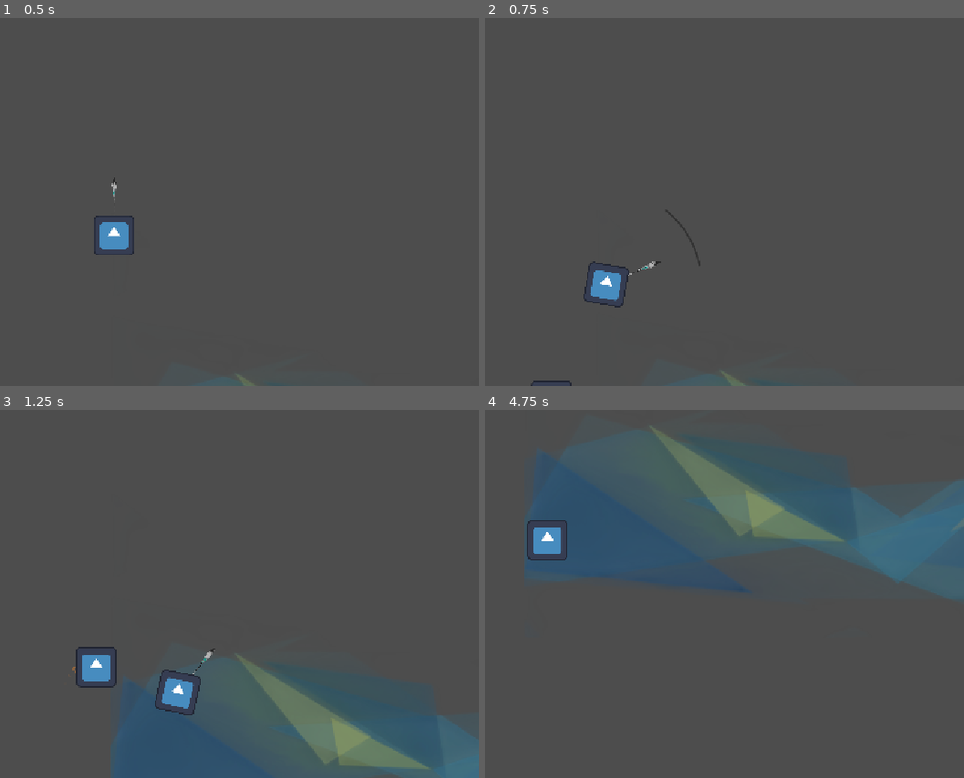
Above: before the commit, frames 1-4 (two rows, left to right).
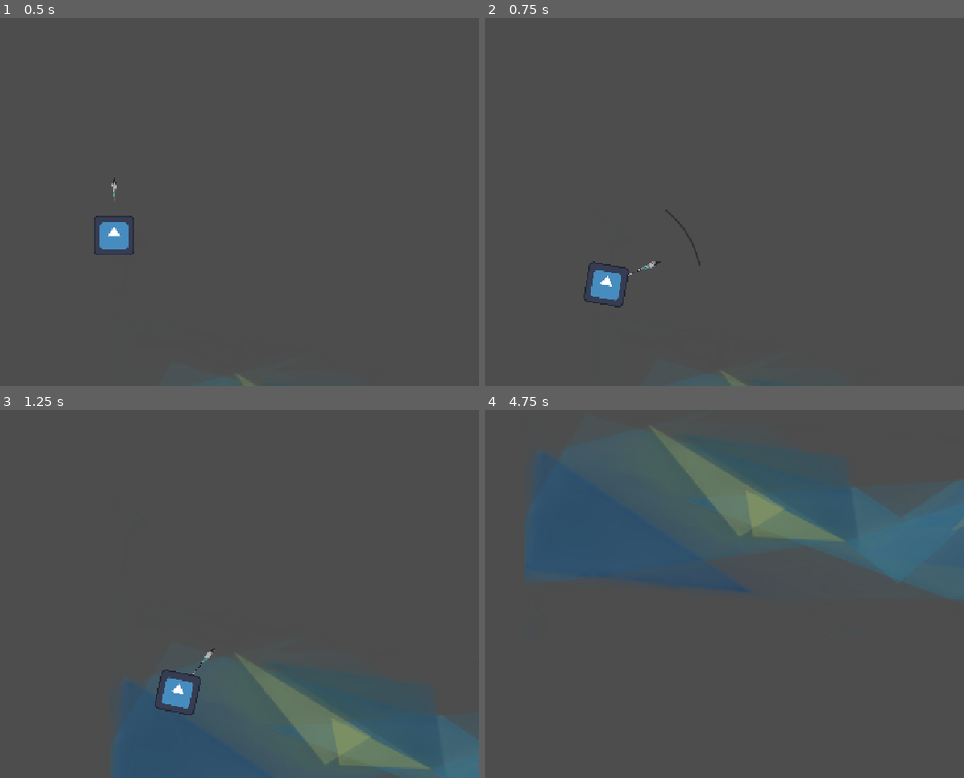
Above: after the commit, the same moments.

Repository: VSathvikReddy/Let-s-figure-it-out
Game: Godot game, scene res://demo.tscn
The game is run twice, just before and just after one commit, with the same random seed, the same clock (stepped at 60 frames per second) and the same inputs. The project has no main scene, so this scene is started directly. The engine's default icon, where the game draws it, is replaced by a stand-in: a white triangle on a blue panel in a dark square.
Inputs (mouse positions are in pixels of both pictures, inside the frame that each line leads up to):
- Up to frame 1 (0.5 s): no input
- Up to frame 2 (0.75 s): move the mouse to (758, 161) at 0.52 s; hold Right (move_right) from 0.53 s (still down); tap Space (attack) at 0.6 s; click (758, 161) at 0.67 s
- Up to frame 3 (1.25 s): keep holding Right (move_right)
- Up to frame 4 (4.75 s): release Right (move_right) at 1.25 s; drag from (outside the picture) to (580, 667) at 1.27 s; move the mouse to (671, 483) at 2.02 s; hold Right (move_right) 2.03-2.75 s; tap Space (attack) at 2.1, 3.6 s; click (671, 483) at 2.17 s; drag from (561, 656) to (619, 498) at 2.77 s; move the mouse to (820, 634) at 3.52 s; hold A (move_left) 3.53-4.25 s; click (820, 634) at 3.67 s; drag from (outside the picture) to (537, 531) at 4.27 s

Frame 1 is identical in both runs. In frame 2, less than 0.1% of the frame differs, in the area x 9-19%, y 98-100%; in frame 3, 0.6%; in frame 4, 0.9%, in the area x 8-18%, y 29-41%.

Commit message:
save

Diff:
--- a/canvas/mask_display.gd
+++ b/canvas/mask_display.gd
@@ -14,7 +14,6 @@
 
 
 func _ready() -> void:
-
 	var sprites: Array[Sprite2D] = []
 	for c in get_children():
 		if c is Sprite2D:
--- /dev/null
+++ b/collectables/blue.tscn
@@ -0,0 +1,3 @@
+[gd_scene format=3 uid="uid://dpfgoftoob6i5"]
+
+[node name="Blue" type="Node2D" unique_id=772716775]
--- /dev/null
+++ b/collectables/camouflage.tscn
@@ -0,0 +1,12 @@
+[gd_scene format=3 uid="uid://bnp4frq2gfl3q"]
+
+[sub_resource type="RectangleShape2D" id="RectangleShape2D_dbc1l"]
+size = Vector2(183, 157)
+
+[node name="Camouflage" type="Area2D" unique_id=394854396 groups=["destructible"]]
+
+[node name="CollisionShape2D" type="CollisionShape2D" parent="." unique_id=147198556]
+position = Vector2(-0.5, -0.5)
+shape = SubResource("RectangleShape2D_dbc1l")
+
+[node name="AnimatedSprite2D" type="AnimatedSprite2D" parent="." unique_id=444222642]
--- /dev/null
+++ b/collectables/destructible.gd
@@ -0,0 +1,37 @@
+extends Area2D
+class_name Destructible
+
+@export var health: int = 3
+@export var spawn_scene: PackedScene = preload("res://enemies/bomber/bomber.tscn")
+
+var state: int = 0:
+	set(value):
+		state = clampi(value, 0, health) # Keep state within valid bounds
+		_update_animation()
+		if state >= health:
+			_despawn_and_spawn()
+
+@onready var anim_sprite: AnimatedSprite2D = $AnimatedSprite2D
+
+func _ready() -> void:
+	_update_animation()
+
+func take_damage(damage: int) -> void:
+	state += damage
+
+func _update_animation() -> void:
+	if not anim_sprite:
+		return
+
+	var anim_name = str(state)
+
+	if anim_sprite.sprite_frames and anim_sprite.sprite_frames.has_animation(anim_name):
+		anim_sprite.play(anim_name)
+
+func _despawn_and_spawn() -> void:
+	if spawn_scene:
+		var instance = spawn_scene.instantiate()
+		instance.global_position = global_position
+		get_tree().current_scene.add_child(instance)
+
+	queue_free()
--- a/demo.gd
+++ /dev/null
@@ -1,34 +0,0 @@
-extends Node2D
-## Click demo. Left click = break one level, right click = repair one level,
-## mouse wheel = brush size. Painting only works after PaintMask.setup() is called.
-
-@export var reference: Sprite2D   ## the full-painting sprite (last child of a PaintCanvas)
-
-var brush: Area2D
-var circle := CircleShape2D.new()
-
-
-func _ready() -> void:
-	circle.radius = 60.0
-	var shape := CollisionShape2D.new()
-	shape.shape = circle
-	brush = Area2D.new()
-	brush.add_child(shape)
-	add_child(brush)
-
-func _unhandled_input(event: InputEvent) -> void:
-	if event is InputEventMouseButton and event.pressed:
-		match event.button_index:
-			MOUSE_BUTTON_LEFT:
-				_paint(1)
-			MOUSE_BUTTON_RIGHT:
-				_paint(-1)
-			MOUSE_BUTTON_WHEEL_UP:
-				circle.radius = minf(circle.radius + 10.0, 400.0)
-			MOUSE_BUTTON_WHEEL_DOWN:
-				circle.radius = maxf(circle.radius - 10.0, 10.0)
-
-
-func _paint(count: int) -> void:
-	brush.global_position = get_global_mouse_position()
-	PaintCanvas.paint(brush, count)
--- a/demo.tscn
+++ b/demo.tscn
@@ -1,18 +1,15 @@
-[gd_scene format=3 uid="uid://bf3g8u8305nc8"]
+[gd_scene format=3 uid="uid://lwsgmw7cv40q"]
 
-[ext_resource type="Script" uid="uid://bl8nrjfgit5pe" path="res://demo.gd" id="1_7058v"]
 [ext_resource type="PackedScene" uid="uid://bnp6j87rr6nc6" path="res://player/player.tscn" id="2_6uxse"]
-[ext_resource type="PackedScene" uid="uid://cytjvhjptoas" path="res://enemies/cannon/cannon.tscn" id="2_884kg"]
-[ext_resource type="PackedScene" uid="uid://bgggmdmw3ihsv" path="res://enemies/bomber/bomber.tscn" id="2_d4o4o"]
 [ext_resource type="Script" uid="uid://dwrl1rhhejxok" path="res://canvas/mask_display.gd" id="2_vcfbe"]
 [ext_resource type="Texture2D" uid="uid://ctaj3ej43ma4l" path="res://canvas/assets/hill_100.png" id="3_6uxse"]
 [ext_resource type="Texture2D" uid="uid://dj3p44iicn75t" path="res://canvas/assets/hill_80.png" id="4_r4ddi"]
 [ext_resource type="Texture2D" uid="uid://c4ppxj01obqtd" path="res://canvas/assets/hill_60.png" id="5_qxpsc"]
 [ext_resource type="Texture2D" uid="uid://luavej3y17ay" path="res://canvas/assets/hill_40.png" id="6_7yxti"]
+[ext_resource type="PackedScene" uid="uid://c50bwdl722kae" path="res://enemies/bat/thrower.tscn" id="7_d4o4o"]
 [ext_resource type="Texture2D" uid="uid://bl3f0j87qi7n8" path="res://canvas/assets/hill_20.png" id="7_uodgu"]
 
 [node name="Demo" type="Node2D" unique_id=1005141647]
-script = ExtResource("1_7058v")
 
 [node name="Canvas" type="Node2D" parent="." unique_id=347827446]
 script = ExtResource("2_vcfbe")
@@ -42,15 +39,13 @@
 scale = Vector2(1.1386719, 1.8647058)
 texture = ExtResource("7_uodgu")
 
-[node name="Cannon" parent="." unique_id=1728814908 instance=ExtResource("2_884kg")]
-position = Vector2(870, 193)
-
-[node name="HeavyBomber" parent="." unique_id=383231011 instance=ExtResource("2_d4o4o")]
-position = Vector2(-97, 369)
+[node name="Thrower" parent="Canvas" unique_id=383231011 instance=ExtResource("7_d4o4o")]
+position = Vector2(838, -376)
 
 [node name="Player" parent="." unique_id=1428108754 instance=ExtResource("2_6uxse")]
 
 [node name="LevelBounds" type="ReferenceRect" parent="." unique_id=1469522004 groups=["level_bounds"]]
+visible = false
 offset_left = -618.0
 offset_top = -387.0
 offset_right = 1380.0
--- /dev/null
+++ b/enemies/bat/fire ball.tscn
@@ -0,0 +1,26 @@
+[gd_scene format=3 uid="uid://cfkq15dkaol66"]
+
+[ext_resource type="Texture2D" uid="uid://tsrxcetb0hbp" path="res://icon.svg" id="1_aejeu"]
+[ext_resource type="Script" uid="uid://7i5ca84uaxem" path="res://enemies/bat/fire_ball.gd" id="2_ball"]
+
+[sub_resource type="CircleShape2D" id="CircleShape2D_ball"]
+radius = 10.0
+
+[sub_resource type="CircleShape2D" id="CircleShape2D_splash"]
+radius = 90.0
+
+[node name="FireBall" type="Area2D"]
+script = ExtResource("2_ball")
+
+[node name="CollisionShape2D" type="CollisionShape2D" parent="."]
+shape = SubResource("CircleShape2D_ball")
+
+[node name="Sprite2D" type="Sprite2D" parent="."]
+modulate = Color(1, 0.55, 0.15, 1)
+scale = Vector2(0.16, 0.16)
+texture = ExtResource("1_aejeu")
+
+[node name="SplashZone" type="Area2D" parent="."]
+
+[node name="CollisionShape2D" type="CollisionShape2D" parent="SplashZone"]
+shape = SubResource("CircleShape2D_splash")
--- /dev/null
+++ b/enemies/bat/fire_ball.gd
@@ -0,0 +1,110 @@
+extends Area2D
+## Fireball spat by the Thrower (baby dragon). Flies to where the player was,
+## then bursts: splash damage to the player inside the SplashZone and a mark on
+## the painting (PaintCanvas), with fire and smoke particles.
+## Bursts early if it touches the player or a wall on the way.
+
+@export var speed: float = 380.0
+@export var splash_damage: int = 1
+## What the burst does to the painting (same as the old explosion's environment_damage).
+@export var environment_damage: int = -3
+## Seconds before it bursts on its own if it never reaches the target.
+@export var max_life: float = 2.5
+
+var _dir := Vector2.RIGHT
+var _target := Vector2.ZERO
+var _life := 0.0
+var _done := false
+var trail: CPUParticles2D
+
+@onready var splash_zone: Area2D = $SplashZone
+
+
+## Called by the thrower right after adding it to the scene.
+func launch(target: Vector2) -> void:
+	_target = target
+	_dir = global_position.direction_to(target)
+	rotation = _dir.angle()
+
+
+func _ready() -> void:
+	body_entered.connect(_on_body_entered)
+	trail = CPUParticles2D.new()
+	trail.local_coords = false
+	trail.amount = 30
+	trail.lifetime = 0.35
+	trail.spread = 25.0
+	trail.direction = Vector2.LEFT
+	trail.gravity = Vector2.ZERO
+	trail.initial_velocity_min = 20.0
+	trail.initial_velocity_max = 60.0
+	trail.scale_amount_min = 3.0
+	trail.scale_amount_max = 6.0
+	trail.color_ramp = _fade(Color(1.0, 0.6, 0.1))
+	add_child(trail)
+
+
+func _physics_process(delta: float) -> void:
+	if _done:
+		return
+	_life += delta
+	var step := speed * delta
+	if global_position.distance_to(_target) <= step or _life >= max_life:
+		global_position = _target if _life < max_life else global_position
+		_burst()
+		return
+	global_position += _dir * step
+
+
+func _on_body_entered(body: Node2D) -> void:
+	if body.is_in_group("enemy"):
+		return  # flies past other enemies (and the dragon itself)
+	_burst()
+
+
+## Splash: hurt the player in the SplashZone, mark the painting, then vanish.
+## The overlap check needs one physics step after moving, so it waits for it.
+func _burst() -> void:
+	if _done:
+		return
+	_done = true
+	await get_tree().physics_frame
+	await get_tree().physics_frame
+	for body in splash_zone.get_overlapping_bodies():
+		if body.is_in_group("player") and body.has_method("take_damage"):
+			body.take_damage(splash_damage)
+	if PaintCanvas.can_paint():
+		PaintCanvas.paint(splash_zone, environment_damage)
+	_spawn_burst(30, 0.45, 100.0, 240.0, 4.0, 8.0, Color(1.0, 0.6, 0.1))
+	_spawn_burst(12, 0.8, 20.0, 80.0, 8.0, 12.0, Color(0.25, 0.25, 0.25, 0.8))
+	trail.emitting = false
+	trail.reparent(get_tree().current_scene)
+	get_tree().create_timer(trail.lifetime).timeout.connect(trail.queue_free)
+	queue_free()
+
+
+func _spawn_burst(count: int, life: float, vel_min: float, vel_max: float,
+		size_min: float, size_max: float, color: Color) -> void:
+	var burst := CPUParticles2D.new()
+	burst.one_shot = true
+	burst.explosiveness = 1.0
+	burst.amount = count
+	burst.lifetime = life
+	burst.spread = 180.0
+	burst.gravity = Vector2.ZERO
+	burst.initial_velocity_min = vel_min
+	burst.initial_velocity_max = vel_max
+	burst.scale_amount_min = size_min
+	burst.scale_amount_max = size_max
+	burst.color_ramp = _fade(color)
+	get_tree().current_scene.add_child(burst)
+	burst.global_position = global_position
+	burst.emitting = true
+	burst.finished.connect(burst.queue_free)
+
+
+func _fade(c: Color) -> Gradient:
+	var g := Gradient.new()
+	g.set_color(0, c)
+	g.set_color(1, Color(c.r, c.g, c.b, 0.0))
+	return g
--- /dev/null
+++ b/enemies/bat/thrower.gd
@@ -0,0 +1,218 @@
+extends CharacterBody2D
+## Thrower - flies like the Baby Dragon in Clash of Clans:
+##  - FLIES: ignores the ground and platforms, bobs in the air
+##  - SPLASH FIRE BREATH: from range it spits fireballs (fire ball.tscn) that
+##    burst in an area, hurting the player and marking the painting
+##  - KEEPS DISTANCE: hovers at breath range and backs off if you get too close
+## Wanders until the player comes into the DetectionZone.
+
+enum State { WANDER, CHASE, BREATHE }
+
+@export_group("Flying")
+@export var fly_speed: float = 200.0
+@export var wander_speed: float = 45.0
+## How quickly it changes direction (higher = snappier).
+@export var steering: float = 3.0
+## Up-and-down hover bob of the sprite.
+@export var bob_height: float = 8.0
+@export var bob_speed: float = 2.5
+
+@export_group("Fire Breath")
+## Distance it likes to keep from the player while breathing fire.
+@export var breath_range: float = 230.0
+## Closer than this and it backs away.
+@export var too_close: float = 150.0
+## Seconds between fireballs.
+@export var breath_interval: float = 1.4
+@export var fireball_scene: PackedScene = preload("res://enemies/bat/fire ball.tscn")
+
+
+var state: State = State.WANDER
+var target_player: Node2D = null
+var wander_direction: Vector2 = Vector2.ZERO
+
+var trail: CPUParticles2D
+var _breath_cd := 0.0
+var _t := 0.0
+
+@onready var sprite: Sprite2D = $Sprite2D
+@onready var muzzle: Marker2D = $Muzzle
+@onready var detection_zone: Area2D = $DetectionZone
+@onready var wander_timer: Timer = $WanderTimer
+
+signal state_changed(new_state: State)
+
+
+func _ready() -> void:
+	detection_zone.body_entered.connect(_on_detection_zone_entered)
+	detection_zone.body_exited.connect(_on_detection_zone_exited)
+	wander_timer.timeout.connect(_on_wander_timer_timeout)
+	_create_trail()
+	_pick_new_wander_direction()
+	wander_timer.start()
+	_breath_cd = breath_interval
+
+
+# --- State machine ---
+func set_state(new_state: State) -> void:
+	if state == new_state:
+		return
+	state = new_state
+	state_changed.emit(new_state)
+
+
+func _physics_process(delta: float) -> void:
+	_t += delta
+	if state != State.WANDER and not is_instance_valid(target_player):
+		target_player = null
+		set_state(State.WANDER)
+
+	var want := Vector2.ZERO
+	match state:
+		State.WANDER:
+			want = wander_direction * wander_speed
+		State.CHASE:
+			# fly in until it is in breath range
+			var to := target_player.global_position - global_position
+			want = to.normalized() * fly_speed
+			if to.length() <= breath_range:
+				set_state(State.BREATHE)
+		State.BREATHE:
+			want = _keep_distance()
+			_breathe(delta)
+
+	# smooth flying: steer toward the wanted velocity, no gravity
+	velocity = velocity.lerp(want, 1.0 - exp(-steering * delta))
+	global_position += velocity * delta
+
+	# look where it is going / at the player, and bob in the air
+	var face := velocity.x
+	if is_instance_valid(target_player):
+		face = target_player.global_position.x - global_position.x
+	if absf(face) > 1.0:
+		sprite.flip_h = face < 0.0
+	sprite.position.y = sin(_t * bob_speed * TAU * 0.5) * bob_height
+	trail.emitting = velocity.length() > 5.0
+
+
+## Hover at breath range: come closer when too far, back off when too close,
+## and drift sideways a little so it is not a sitting duck.
+func _keep_distance() -> Vector2:
+	var to := target_player.global_position - global_position
+	var dist := to.length()
+	var dir := to / maxf(dist, 0.001)
+	if dist > breath_range * 1.4:
+		set_state(State.CHASE)
+		return dir * fly_speed
+	var v := Vector2.ZERO
+	if dist < too_close:
+		v = -dir * fly_speed  # too close: back away
+	elif dist > breath_range:
+		v = dir * fly_speed * 0.5
+	v += dir.orthogonal() * sin(_t * 0.9) * wander_speed  # circle a bit
+	v.y -= 30.0 if global_position.y > target_player.global_position.y - 80.0 else 0.0  # stay above
+	return v
+
+
+func _breathe(delta: float) -> void:
+	_breath_cd -= delta
+	if _breath_cd > 0.0:
+		return
+	_breath_cd = breath_interval
+	var ball := fireball_scene.instantiate()
+	get_tree().current_scene.add_child(ball)
+	ball.global_position = muzzle.global_position
+	# works with either fireball script: fire_ball.gd (splash) or fire ball.gd
+	if ball.has_method("launch"):
+		ball.launch(target_player.global_position)
+	elif ball.has_method("setup"):
+		ball.setup(muzzle.global_position, target_player.global_position)
+	# a little recoil, like a dragon puffing
+	velocity -= (target_player.global_position - global_position).normalized() * 60.0
+
+
+func _pick_new_wander_direction() -> void:
+	wander_direction = Vector2(randf_range(-1.0, 1.0), randf_range(-0.5, 0.5)).normalized()
+
+
+func _on_wander_timer_timeout() -> void:
+	if state == State.WANDER:
+		_pick_new_wander_direction()
+
+
+# --- Detection Zone ---
+func _on_detection_zone_entered(body: Node2D) -> void:
+	if body.is_in_group("player"):
+		target_player = body
+		set_state(State.CHASE)
+
+
+func _on_detection_zone_exited(body: Node2D) -> void:
+	if body == target_player and state == State.CHASE:
+		target_player = null
+		_pick_new_wander_direction()
+		set_state(State.WANDER)
+
+
+# --- Getting hurt ---
+func take_damage(damage: int) -> void:
+	_die()
+
+
+func _die() -> void:
+	_spawn_burst(30, 0.6, 80.0, 220.0, 4.0, 8.0, Color(1.0, 0.5, 0.1))
+	_spawn_burst(12, 0.9, 20.0, 70.0, 8.0, 14.0, Color(0.25, 0.25, 0.25, 0.8))
+	_release_trail()
+	queue_free()
+
+
+# --- PARTICLE EFFECTS ---
+
+func _create_trail() -> void:
+	trail = CPUParticles2D.new()
+	trail.local_coords = false
+	trail.emitting = false
+	trail.amount = 20
+	trail.lifetime = 0.45
+	trail.spread = 180.0
+	trail.gravity = Vector2.ZERO
+	trail.initial_velocity_min = 5.0
+	trail.initial_velocity_max = 20.0
+	trail.scale_amount_min = 2.0
+	trail.scale_amount_max = 4.0
+	trail.color_ramp = _fade(Color(1.0, 0.55, 0.15))
+	trail.z_index = -1
+	add_child(trail)
+
+
+func _release_trail() -> void:
+	trail.emitting = false
+	trail.reparent(get_tree().current_scene)
+	get_tree().create_timer(trail.lifetime).timeout.connect(trail.queue_free)
+
+
+func _spawn_burst(count: int, life: float, vel_min: float, vel_max: float,
+		size_min: float, size_max: float, color: Color) -> void:
+	var burst := CPUParticles2D.new()
+	burst.one_shot = true
+	burst.explosiveness = 1.0
+	burst.amount = count
+	burst.lifetime = life
+	burst.spread = 180.0
+	burst.gravity = Vector2.ZERO
+	burst.initial_velocity_min = vel_min
+	burst.initial_velocity_max = vel_max
+	burst.scale_amount_min = size_min
+	burst.scale_amount_max = size_max
+	burst.color_ramp = _fade(color)
+	get_tree().current_scene.add_child(burst)
+	burst.global_position = global_position
+	burst.emitting = true
+	burst.finished.connect(burst.queue_free)
+
+
+func _fade(c: Color) -> Gradient:
+	var g := Gradient.new()
+	g.set_color(0, c)
+	g.set_color(1, Color(c.r, c.g, c.b, 0.0))
+	return g
--- /dev/null
+++ b/enemies/bat/thrower.tscn
@@ -0,0 +1,31 @@
+[gd_scene format=3 uid="uid://c50bwdl722kae"]
+
+[ext_resource type="Texture2D" uid="uid://tsrxcetb0hbp" path="res://icon.svg" id="1_58c1j"]
+[ext_resource type="Script" uid="uid://b5p4evfff4rxp" path="res://enemies/bat/thrower.gd" id="2_thrower"]
+
+[sub_resource type="RectangleShape2D" id="RectangleShape2D_unkvp"]
+size = Vector2(64, 64)
+
+[sub_resource type="CircleShape2D" id="CircleShape2D_imlyv"]
+radius = 1039.1083
+
+[node name="Thrower" type="CharacterBody2D" unique_id=383231011 groups=["enemy"]]
+script = ExtResource("2_thrower")
+
+[node name="Sprite2D" type="Sprite2D" parent="." unique_id=1269660307]
+scale = Vector2(0.5, 0.5)
+texture = ExtResource("1_58c1j")
+
+[node name="Hitbox" type="CollisionShape2D" parent="." unique_id=1265723178]
+shape = SubResource("RectangleShape2D_unkvp")
+
+[node name="Muzzle" type="Marker2D" parent="." unique_id=825381613]
+position = Vector2(0, 20)
+
+[node name="DetectionZone" type="Area2D" parent="." unique_id=1879149565]
+
+[node name="CollisionShape2D" type="CollisionShape2D" parent="DetectionZone" unique_id=698208122]
+shape = SubResource("CircleShape2D_imlyv")
+
+[node name="WanderTimer" type="Timer" parent="." unique_id=679996144]
+wait_time = 2.0
--- a/enemies/bomber/bomber.tscn
+++ b/enemies/bomber/heavy_bomber.tscn
@@ -1,7 +1,7 @@
 [gd_scene format=3 uid="uid://bgggmdmw3ihsv"]
 
-[ext_resource type="Script" uid="uid://85aj48eo3b5i" path="res://enemies/bomber/bomber.gd" id="1_jb7bb"]
-[ext_resource type="Texture2D" uid="uid://tsrxcetb0hbp" path="res://icon.svg" id="2_yvlhf"]
+[ext_resource type="Script" uid="uid://85aj48eo3b5i" path="res://enemies/bomber/heavy_bomber.gd" id="1_dc0jr"]
+[ext_resource type="Texture2D" uid="uid://tsrxcetb0hbp" path="res://icon.svg" id="2_10rgu"]
 
 [sub_resource type="CircleShape2D" id="CircleShape2D_lisrb"]
 radius = 73.171036
@@ -16,7 +16,7 @@
 radius = 142.00352
 
 [node name="HeavyBomber" type="CharacterBody2D" unique_id=383231011 groups=["enemy"]]
-script = ExtResource("1_jb7bb")
+script = ExtResource("1_dc0jr")
 
 [node name="TriggerZone" type="Area2D" parent="." unique_id=1997828865]
 
--- a/player/brush_attack.gd
+++ b/player/brush_attack.gd
@@ -12,7 +12,7 @@
 ##       └─ CollisionPolygon2D     <- leave empty, the script fills it
 
 const CHASE_SHARPNESS := 12.0
-@export var damage := 1
+@export var damage :int= 1
 
 @export var radius := 160.0
 @export var radmin := 40.0
@@ -100,10 +100,10 @@
 	await get_tree().physics_frame
 	await get_tree().physics_frame
 	for body in hurtbox.get_overlapping_bodies():
-		if body.has_method("take_damage") and body.is_in_group("enemy"):
+		if body.has_method("take_damage") and  ( body.is_in_group("enemy") or body.is_in_group("destructible") ):
 			body.take_damage(damage)
 	for area in hurtbox.get_overlapping_areas():
-		if area.has_method("take_damage") and area.is_in_group("enemy"):
+		if area.has_method("take_damage") and ( area.is_in_group("enemy") or area.is_in_group("destructible") ):
 			area.take_damage(damage)
 	hurtbox.monitoring = false
 
--- a/player/player.gd
+++ b/player/player.gd
@@ -22,6 +22,8 @@
 @onready var right_jetpack: Sprite2D = $Sprite2D/rightthrust
 @onready var left_particle: GPUParticles2D = $Sprite2D/leftparti
 @onready var right_particle: GPUParticles2D = $Sprite2D/rightparti
+
+
 
 func _ready() -> void:
 	_set_jetpacks_visible(false)
--- a/player/player.tscn
+++ b/player/player.tscn
@@ -4,7 +4,7 @@
 [ext_resource type="Texture2D" uid="uid://tsrxcetb0hbp" path="res://icon.svg" id="2_g1dw6"]
 [ext_resource type="PackedScene" uid="uid://b2tif5lnrgau6" path="res://player/brush_attack.tscn" id="2_yw30f"]
 [ext_resource type="Texture2D" uid="uid://wls4mv8mn85k" path="res://player/brush.png" id="3_yw30f"]
-[ext_resource type="Texture2D" uid="uid://djasoe4wbtnu2" path="res://whiteparticle.png" id="5_qjkh3"]
+[ext_resource type="Texture2D" uid="uid://djasoe4wbtnu2" path="res://player/whiteparticle.png" id="5_qjkh3"]
 [ext_resource type="Script" uid="uid://c8vyucipyuc0s" path="res://player/camera_2d.gd" id="6_g6k8r"]
 
 [sub_resource type="RectangleShape2D" id="RectangleShape2D_4uyoc"]
--- a/project.godot
+++ b/project.godot
@@ -28,6 +28,7 @@
 player="player"
 enemy="enemy"
 level_bounds=""
+destructible=""
 
 [input]
 
Not shown, added: collectables/destructible.gd.uid
Binary file added: collectables/gems/gems/blue-Photoroom.png
Binary file added: collectables/gems/gems/blue_level10-Photoroom.png
Binary file added: collectables/gems/gems/blue_level20-Photoroom.png
Binary file added: collectables/gems/gems/blue_level5-Photoroom.png
Binary file added: collectables/gems/gems/green-Photoroom.png
Binary file added: collectables/gems/gems/green_level10-Photoroom.png
Binary file added: collectables/gems/gems/green_level5-Photoroom.png
Binary file added: collectables/gems/gems/green_level50-Photoroom.png
Binary file added: collectables/gems/gems/star-Photoroom.png
Binary file added: collectables/gems/gems/star_level10-Photoroom.png
Binary file added: collectables/gems/gems/star_level5-Photoroom.png
(and 13 more such lines)
